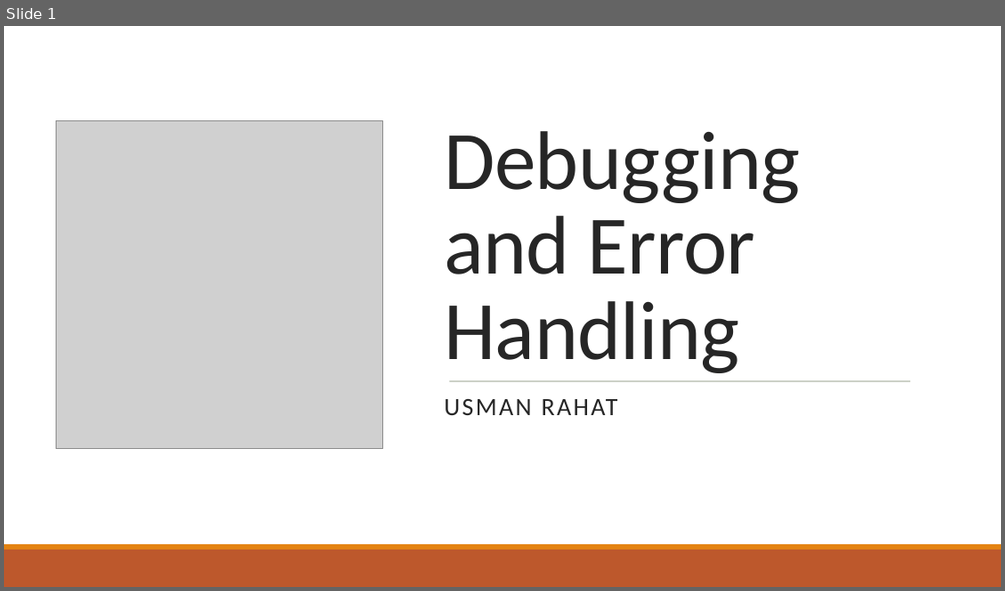
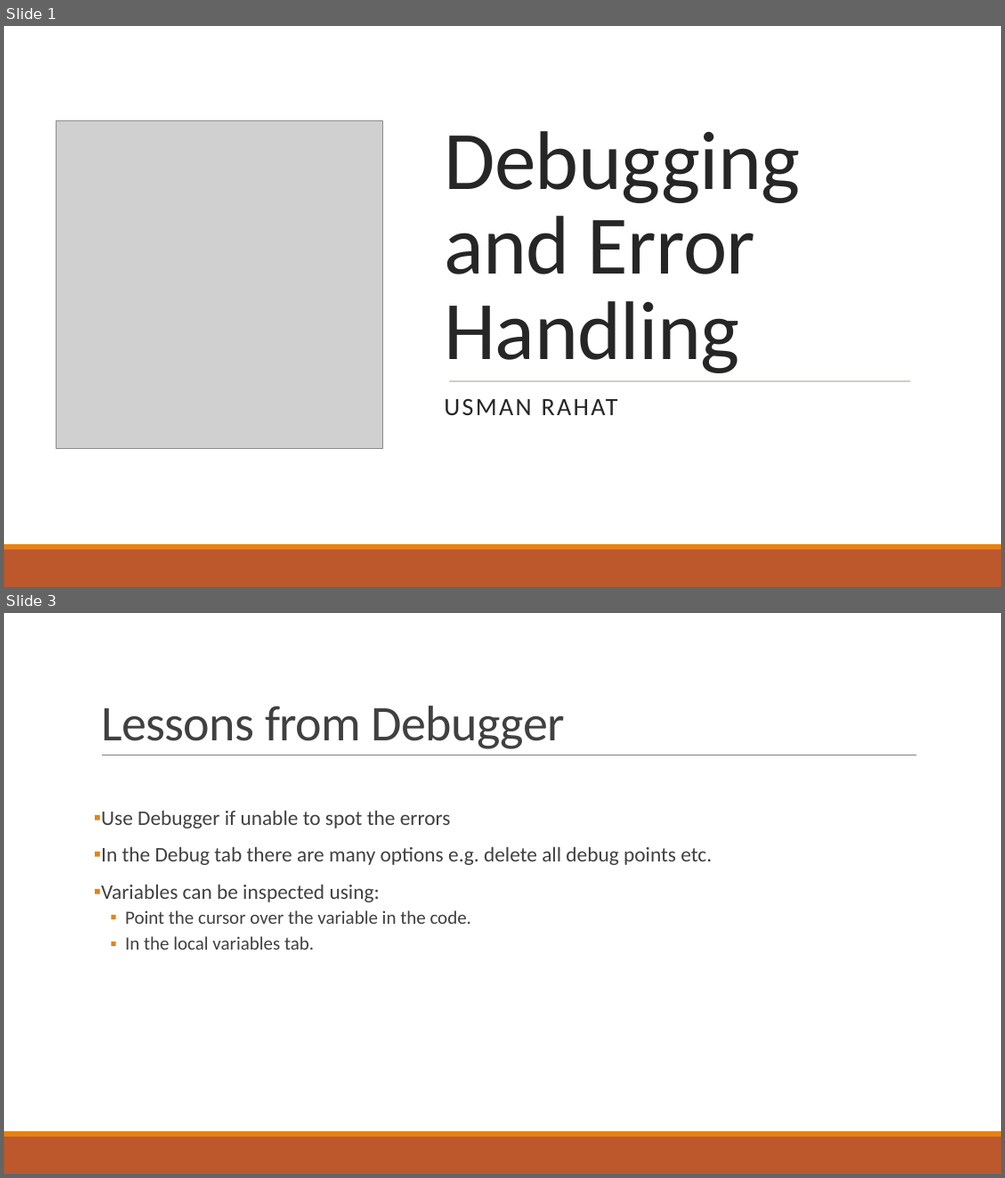
Before and after one commit to Usman-93/Debugging_and_Error_Handling, a slide deck: Debugging_and_Error_Handling_Slides.pptx. Shown one above the other, each under a label of ours: slide 1 before the commit, slides 1 and 3 after it; the slides between them are not shown. The pictures are 1005x591 and 1005x1178 pixels, drawn with LibreOffice and Linux fonts; fonts in the diff are those of the drawing; grey boxes stand for pictures. Boxes give left, top, right and bottom in pixels: in the first picture for what was removed or moved away, otherwise in the second. Text is boxed around its words. In the diff, an @@ line names an element or a change of style, - is before the commit and + after.

```diff
--- a/Debugging_and_Error_Handling_Slides.pptx
+++ b/Debugging_and_Error_Handling_Slides.pptx
@@ slide 3 added at [4, 613, 1001, 1174], background #FFFFFF @@
@@ title added at [101, 706, 565, 749], 48 pt, text #404040 @@
+Lessons from Debugger
@@ line added from (102, 755) to (917, 755), #808080 0.5 pt @@
@@ text added at [101, 811, 712, 949], 20 pt, text #404040 @@
+▪ Use Debugger if unable to spot the errors
+▪ In the Debug tab there are many options e.g. delete all debug points etc.
+▪ Variables can be inspected using:
+  ▪ Point the cursor over the variable in the code.
+  ▪ In the local variables tab.
@@ rectangle added at [4, 1136, 1001, 1174], fill #BD582C @@
@@ rectangle added at [4, 1131, 1001, 1136], fill #E48312 @@
```
Also in this commit, not shown: 1 other slide added, 1 slide removed.
